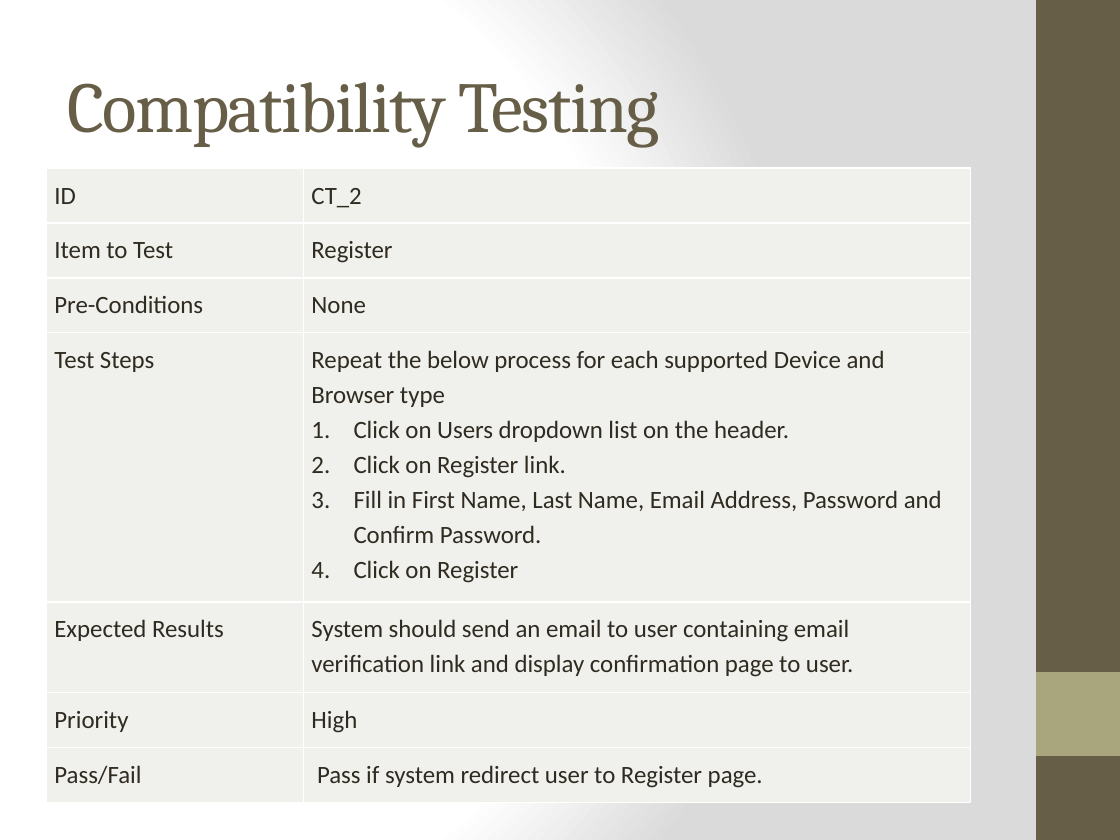
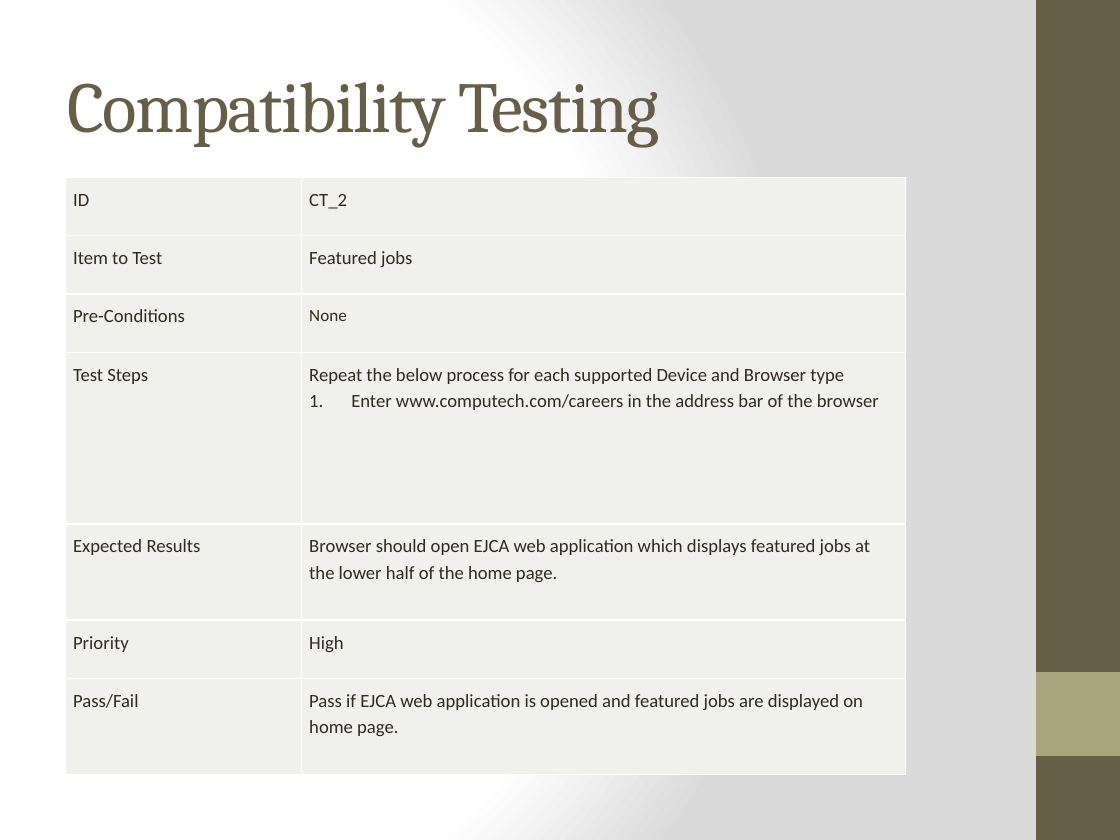
Before and after one commit to WesleyTrescott/MVC-Capstone, a slide deck: slide 11 of Test plan/Computech Corporation - Test Plan.pptx. Drawn at 1120x840 pixels with LibreOffice and Linux fonts; fonts in the diff are those of the drawing. Boxes give left, top, right and bottom in pixels: in the first picture for what was removed or moved away, otherwise in the second. Text is boxed around its words. In the diff, an @@ line names an element or a change of style, - is before the commit and + after.

Commit message:
Updated test plan & error pages
Modified test plan and design of error pages

```diff
--- a/Test plan/Computech Corporation - Test Plan.pptx
+++ b/Test plan/Computech Corporation - Test Plan.pptx
@@ table at [65, 177, 905, 774] @@
-row 2, column 2: Register
+row 2, column 2: Featured jobs
-row 4, column 2: Repeat the below process for each supported Device and Browser type / Click on Users dropdown list on the header. / Click on Register link. / Fill in First Name, Last Name, Email Address, Password and Confirm Password. / Click on Register
+row 4, column 2: Repeat the below process for each supported Device and Browser type / Enter www.computech.com/careers in the address bar of the browser
-row 5, column 2: System should send an email to user containing email verification link and display confirmation page to user.
+row 5, column 2: Browser should open EJCA web application which displays featured jobs at the lower half of the home page.
-row 7, column 2: Pass if system redirect user to Register page.
+row 7, column 2: Pass if EJCA web application is opened and featured jobs are displayed on home page.
@@ size 16 to 12 pt in "ID", "CT_2", "Item to Test", "Pre-Conditions" and 5 more places @@
@@ size 16 to 11 pt in "None" @@
@@ table: place and size @@
-table at [47, 168, 971, 803]
+table at [65, 177, 905, 774]
```
Also in this commit, not shown: 4 other slides changed, 8 other files.
